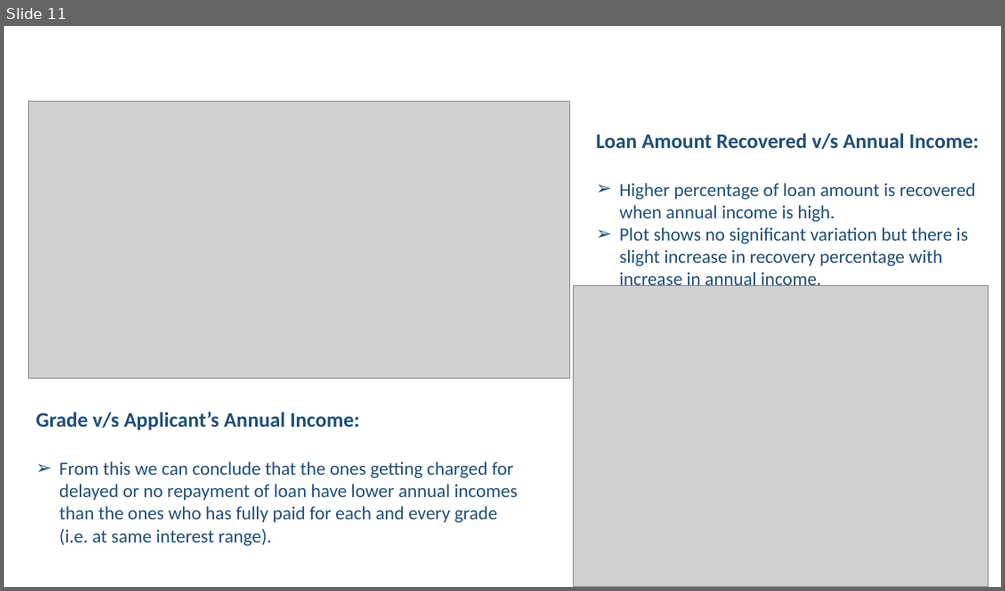
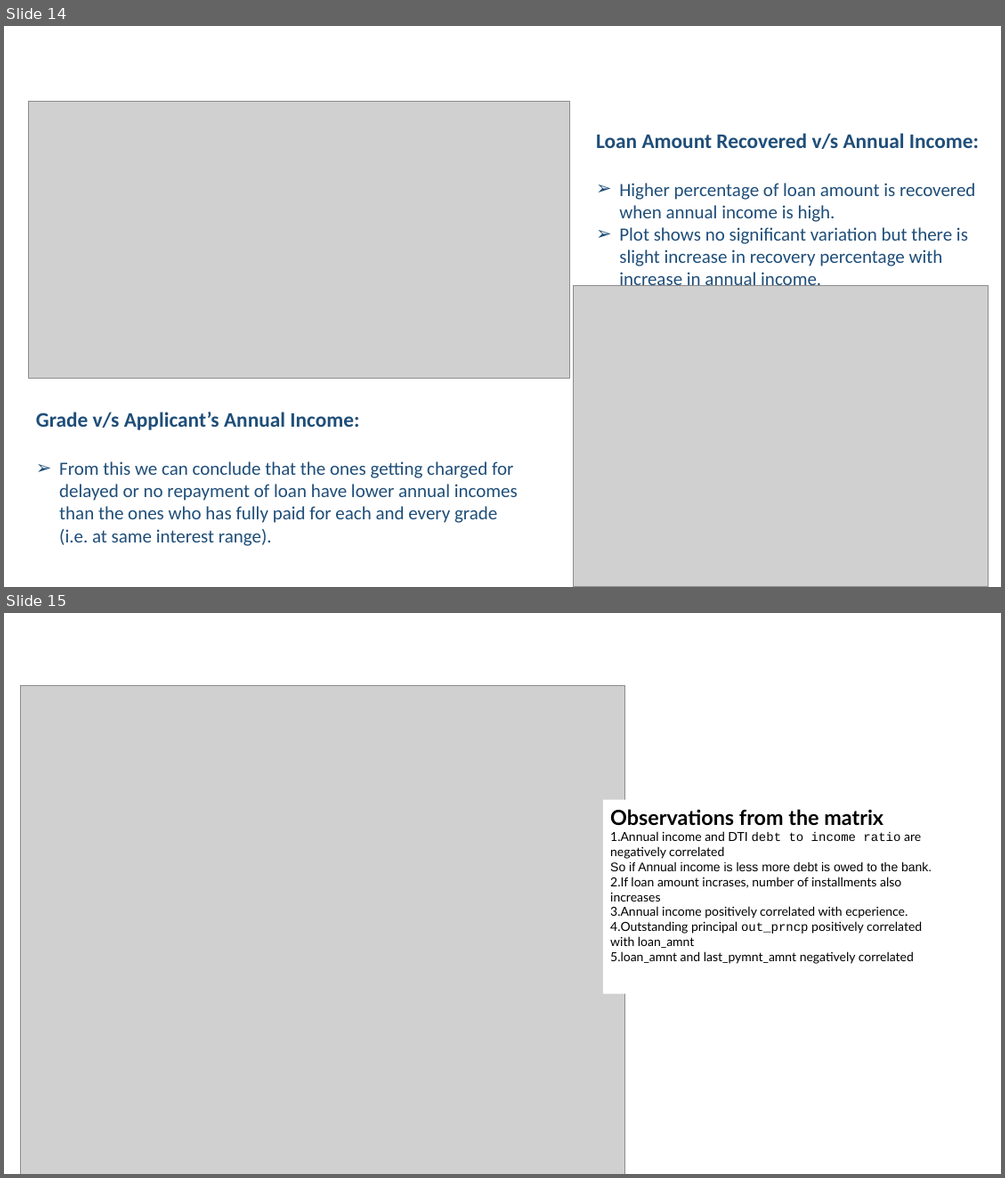
Before and after one commit to Ramya4321/Lending-Club-Case-Study, a slide deck: Lending Club Case Study.pptx. Shown one above the other, each under a label of ours: slide 11 before the commit, slides 14 and 15 after it. The pictures are 1005x591 and 1005x1178 pixels, drawn with LibreOffice and Linux fonts; fonts in the diff are those of the drawing; grey boxes stand for pictures; background and template pictures are left out. Boxes give left, top, right and bottom in pixels: in the first picture for what was removed or moved away, otherwise in the second. Text is boxed around its words. In the diff, an @@ line names an element or a change of style, - is before the commit and + after.

```diff
--- a/Lending Club Case Study.pptx
+++ b/Lending Club Case Study.pptx
@@ slide 15 added at bbox=[4, 613, 1001, 1174], background #FFFFFF @@
@@ picture added at bbox=[20, 686, 624, 1174] @@
@@ text added at bbox=[610, 809, 931, 964], 12 pt, text #000000 @@
+Observations from the matrix
+1. Annual income and DTI debt to income ratio are negatively correlated
+So if Annual income is less more debt is owed to the bank.
+2. If loan amount incrases, number of installments also increases
+3. Annual income positively correlated with ecperience.
+4. Outstanding principal out_prncp positively correlated with loan_amnt
+5. loan_amnt and last_pymnt_amnt negatively correlated
@@ what was slide 11 is now slide 14 @@
```
Also in this commit, not shown: 7 slides changed, 5 other slides added, 1 slide removed, 2 other files.
